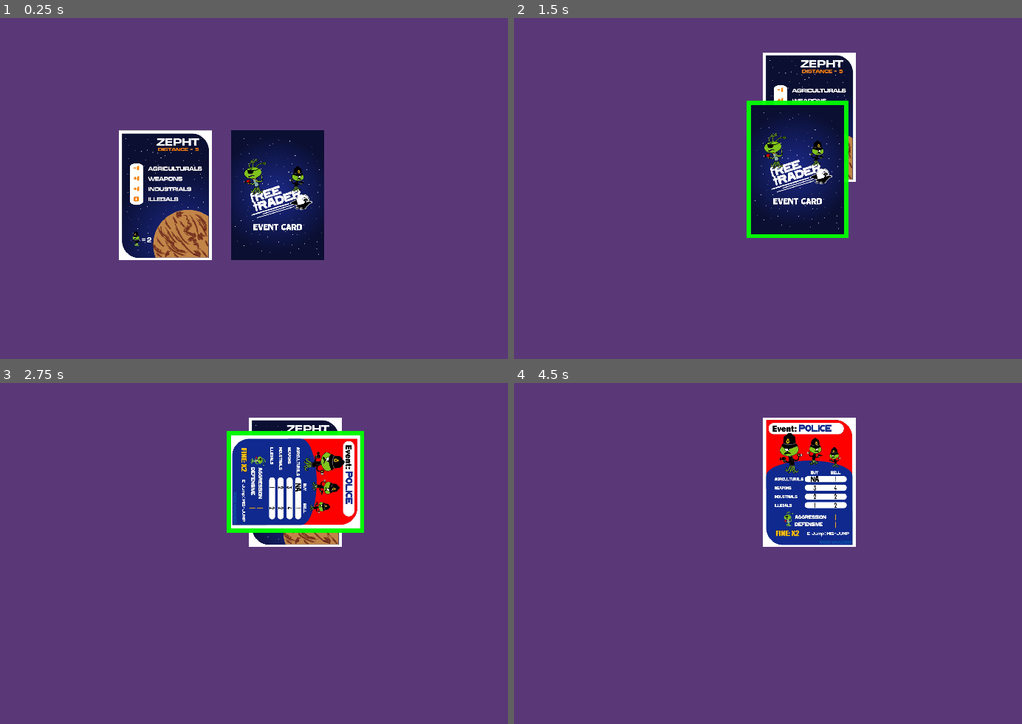
Above: before the commit, frames 1-4 (two rows, left to right).
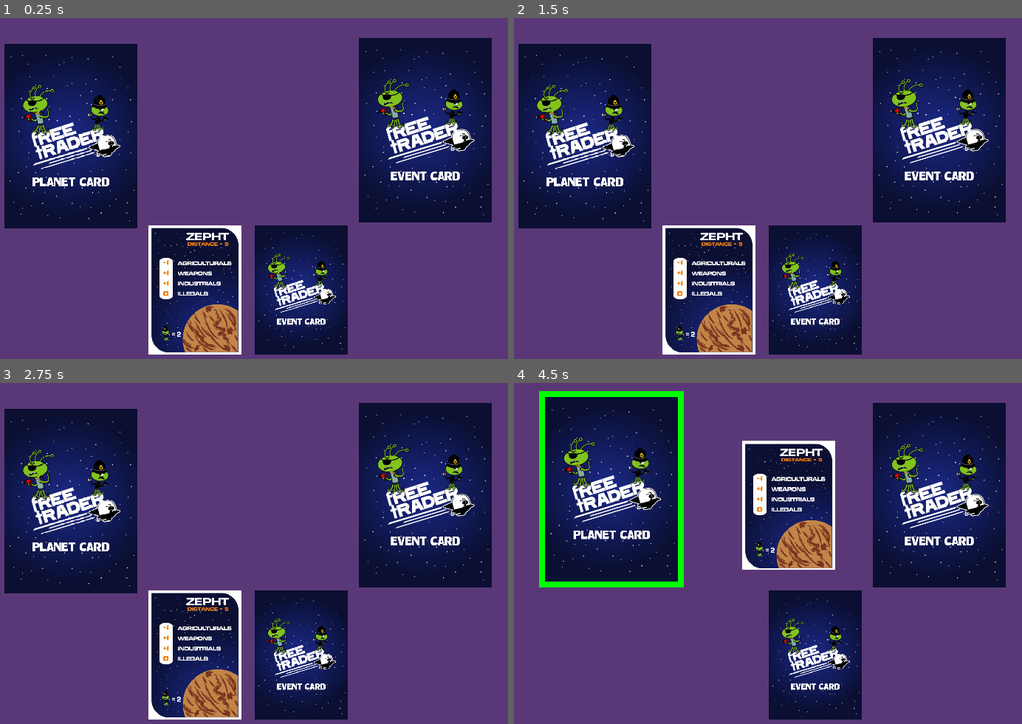
Above: after the commit, the same moments.

Repository: OdatNurd/devember-2024
Game: Godot game, scene res://scenes/main.tscn
The game is run twice, just before and just after one commit, with the same random seed, the same clock (stepped at 60 frames per second) and the same inputs.
Inputs (mouse positions are in pixels of both pictures, inside the frame that each line leads up to):
- Up to frame 1 (0.25 s): no input
- Up to frame 2 (1.5 s): tap Enter at 0.5 s; drag from (681, 195) to (808, 116) at 0.52 s; drag from (793, 195) to (808, 116) at 1.27 s
- Up to frame 3 (2.75 s): move the mouse to (294, 481) at 2.02 s; hold D (token_rotate_right) from 2.03 s (still down); hold W (token_flip) from 2.03 s (still down); click (294, 481) at 2.17 s
- Up to frame 4 (4.5 s): release D (token_rotate_right) at 2.75 s; release W (token_flip) at 2.75 s; tap R (token_reset) at 2.75, 4.25 s; drag from (727, 631) to (808, 481) at 2.77 s; move the mouse to (915, 614) at 3.52 s; hold A (token_rotate_left) 3.53-4.25 s; hold W (token_flip) 3.53-4.25 s; click (915, 614) at 3.67 s; drag from (595, 505) to (676, 471) at 4.27 s

The runs differ from the first frame. In frame 1, 51% of the frame differs, in the area x 0-97%, y 5-99%; in frame 2, 52%; in frame 3, 51%; in frame 4, 47%.

Commit message:
Implement the start of a deck token component
This lays out the foundational work for a component that represents a
deck of cards; this is a riff on a regular token, but with
(eventually) customized behaviours.

The deck is intended to be face down while it has cards in it and face
up when it is empty; hence we use the two token textures to be able to
distinguish that easily.

For the time being, we're using the light texture as a sort
of "placeholder" for where the deck would sit if it has no cards.

Diff:
--- /dev/null
+++ b/resources/components/event_card_deck.tres
@@ -0,0 +1,12 @@
+[gd_resource type="Resource" script_class="TokenDetails" load_steps=4 format=3 uid="uid://dc3bmdxd40yba"]
+
+[ext_resource type="Texture2D" uid="uid://c4vwlurusa2yn" path="res://assets/cards/events/event_back_dark.png" id="1_pmyu7"]
+[ext_resource type="Script" path="res://resources/token_details.gd" id="2_2iu1g"]
+[ext_resource type="Texture2D" uid="uid://by465au6h1y37" path="res://assets/cards/events/event_back_light.png" id="2_fxcuo"]
+
+[resource]
+script = ExtResource("2_2iu1g")
+name = "Event Deck"
+token_type = 2
+front_image = ExtResource("2_fxcuo")
+back_image = ExtResource("1_pmyu7")
--- /dev/null
+++ b/resources/components/planet_card_deck.tres
@@ -0,0 +1,12 @@
+[gd_resource type="Resource" script_class="TokenDetails" load_steps=4 format=3 uid="uid://bw2dd0cwcdiv3"]
+
+[ext_resource type="Texture2D" uid="uid://kenex7h6b2ox" path="res://assets/cards/planets/planet_back_light.png" id="1_1c4cs"]
+[ext_resource type="Texture2D" uid="uid://ctn7lm77j3asq" path="res://assets/cards/planets/planet_back_dark.png" id="1_rvwan"]
+[ext_resource type="Script" path="res://resources/token_details.gd" id="2_ko0yd"]
+
+[resource]
+script = ExtResource("2_ko0yd")
+name = "Planet Deck"
+token_type = 2
+front_image = ExtResource("1_1c4cs")
+back_image = ExtResource("1_rvwan")
--- a/resources/token_details.gd
+++ b/resources/token_details.gd
@@ -9,7 +9,7 @@
 
 ## This lists the distinct types of tokens that the game provides. This is
 ## stored as part of the intrinsic resource information for the token.
-enum TokenType { NONE, CARD }
+enum TokenType { NONE, CARD, DECK }
 
 
 ## -----------------------------------------------------------------------------
@@ -39,6 +39,8 @@
             return "None"
         TokenType.CARD:
             return "Card"
+        TokenType.DECK:
+            return "Deck"
         _:
             return "???"
 
--- /dev/null
+++ b/scenes/components/card_deck.gd
@@ -0,0 +1,12 @@
+@tool
+class_name CardDeck extends BaseToken
+
+
+## Tokens of this type represent decks of cards. A deck nominally acts like a
+## token, but has additional behaviours related to.
+##
+## In a deck, the token being face up means that it's empty, while being face
+## down means that it has some number of cards in it.
+
+
+## -----------------------------------------------------------------------------
--- /dev/null
+++ b/scenes/components/card_deck.tscn
@@ -0,0 +1,26 @@
+[gd_scene load_steps=6 format=3 uid="uid://csg6c7unopfor"]
+
+[ext_resource type="PackedScene" uid="uid://ck1j4k8x2sx7v" path="res://scenes/tokens/base_token.tscn" id="1_hjjcw"]
+[ext_resource type="Script" path="res://scenes/components/card_deck.gd" id="2_6poyd"]
+[ext_resource type="Shader" path="res://assets/shaders/game_token.gdshader" id="2_wga5h"]
+
+[sub_resource type="ShaderMaterial" id="ShaderMaterial_oqu1b"]
+resource_local_to_scene = true
+shader = ExtResource("2_wga5h")
+shader_parameter/width = 0
+shader_parameter/outline_color = Color(0, 1, 0, 1)
+shader_parameter/flickering_speed = 10.0
+shader_parameter/minimal_flickering_alpha = 0.3
+
+[sub_resource type="RectangleShape2D" id="RectangleShape2D_cscul"]
+resource_local_to_scene = true
+size = Vector2(102, 132)
+
+[node name="GameToken" instance=ExtResource("1_hjjcw")]
+script = ExtResource("2_6poyd")
+
+[node name="Texture" parent="." index="0"]
+material = SubResource("ShaderMaterial_oqu1b")
+
+[node name="Collider" parent="." index="1"]
+shape = SubResource("RectangleShape2D_cscul")
--- a/scenes/main.tscn
+++ b/scenes/main.tscn
@@ -1,26 +1,41 @@
-[gd_scene load_steps=8 format=3 uid="uid://6vnn22c55ymf"]
+[gd_scene load_steps=11 format=3 uid="uid://6vnn22c55ymf"]
 
 [ext_resource type="PackedScene" uid="uid://ctxdojpcbvxsa" path="res://scenes/token_manager.tscn" id="1_d41io"]
 [ext_resource type="PackedScene" uid="uid://bm5ydtkqjdcgr" path="res://scenes/cards/planet_card.tscn" id="2_8i1h4"]
 [ext_resource type="Resource" uid="uid://bc0kv63h2e0ex" path="res://resources/cards/planets/zepht.tres" id="3_ldqra"]
 [ext_resource type="Resource" uid="uid://xj163qqidbuv" path="res://resources/tokens/cards/events/police_2.tres" id="4_efpl8"]
 [ext_resource type="Resource" uid="uid://ddh4et8ijmoh5" path="res://resources/tokens/cards/planets/zepht.tres" id="4_oox7g"]
-[ext_resource type="Resource" uid="uid://cu7sn4l1tbnqs" path="res://resources/cards/events/police_2.tres" id="5_ftu66"]
 [ext_resource type="PackedScene" uid="uid://cfbesw2hlqwra" path="res://scenes/cards/event_card.tscn" id="5_kx2b2"]
+[ext_resource type="Resource" uid="uid://3cs7mjugh011" path="res://resources/cards/events/invader_1.tres" id="6_5x7bx"]
+[ext_resource type="PackedScene" uid="uid://csg6c7unopfor" path="res://scenes/components/card_deck.tscn" id="8_7vjud"]
+[ext_resource type="Resource" uid="uid://bw2dd0cwcdiv3" path="res://resources/components/planet_card_deck.tres" id="9_gmk7r"]
+[ext_resource type="Resource" uid="uid://dc3bmdxd40yba" path="res://resources/components/event_card_deck.tres" id="9_rgc6p"]
 
 [node name="Main" type="Node2D"]
 
 [node name="TokenManager" parent="." instance=ExtResource("1_d41io")]
 
+[node name="PlanetDeck" parent="." groups=["tokens"] instance=ExtResource("8_7vjud")]
+position = Vector2(128, 160)
+scale = Vector2(0.5, 0.5)
+token_details = ExtResource("9_gmk7r")
+token_facing = 1
+
+[node name="EventDeck" parent="." groups=["tokens"] instance=ExtResource("8_7vjud")]
+position = Vector2(608, 152)
+scale = Vector2(0.5, 0.5)
+token_details = ExtResource("9_rgc6p")
+token_facing = 1
+
 [node name="PlanetCard" parent="." groups=["tokens"] instance=ExtResource("2_8i1h4")]
-position = Vector2(256, 240)
+position = Vector2(296, 368)
 scale = Vector2(0.35, 0.35)
 card_details = ExtResource("3_ldqra")
 token_details = ExtResource("4_oox7g")
 
 [node name="EventCard" parent="." groups=["tokens"] instance=ExtResource("5_kx2b2")]
-position = Vector2(408, 240)
+position = Vector2(440, 368)
 scale = Vector2(0.35, 0.35)
-card_details = ExtResource("5_ftu66")
+card_details = ExtResource("6_5x7bx")
 token_details = ExtResource("4_efpl8")
 token_facing = 1
